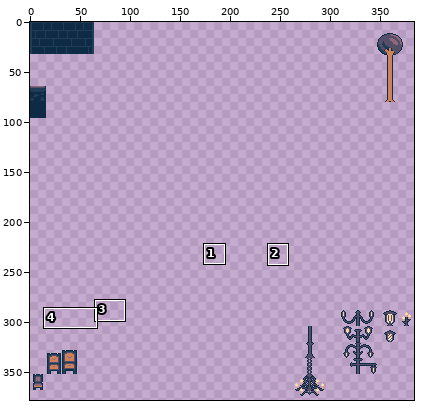
File history of a pixel-art file, Assets/Tileset.aseprite. Above: a wide view before the commit, with the close-up outlined.
Close-up. Earlier state:
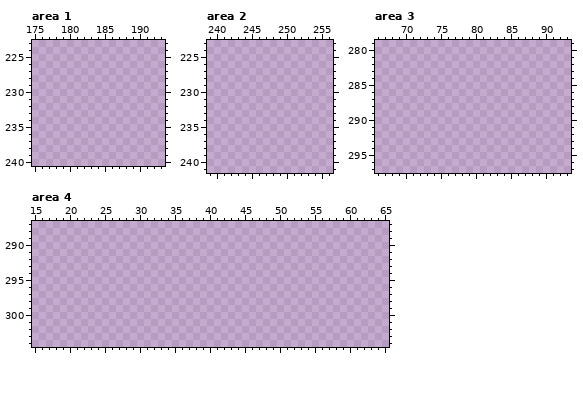
384x384 pixels, 1 frame. Shown: area 1: x 175..193, y 223..240; area 2: x 239..256, y 223..241; area 3: x 66..93, y 279..297; area 4: x 15..65, y 287..304. The wide view leaves out empty margins. The commit also changed other parts of the picture, which this record leaves out.
The same view after the edit:
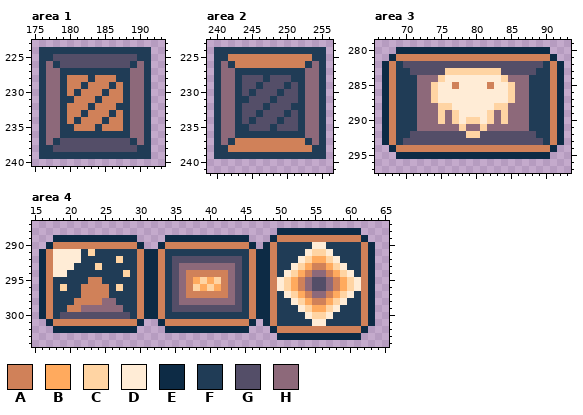
Palette (. is transparent): A #d08159  B #ffaa5e  C #ffd4a3  D #ffecd6  E #0d2b45  F #203c56  G #544e68  H #8d697a
From old to new:
--- area 1
@@ x 175..193 @@
 223 ...................
-224 ...................
-225 ...................
-226 ...................
-227 ...................
-228 ...................
-229 ...................
-230 ...................
-231 ...................
-232 ...................
-233 ...................
-234 ...................
-235 ...................
-236 ...................
-237 ...................
-238 ...................
-239 ...................
+224 .FFFFFFFFFFFFFFFF..
+225 .FFGGGGGGGGGGGGFF..
+226 .FHFGGGGGGGGGGFHF..
+227 .FHHFFFFFFFFFFHHF..
+228 .FHHFAAAFAAAFFHHF..
+229 .FHHFAAFAAAFAFHHF..
+230 .FHHFAFAAAFAAFHHF..
+231 .FHHFFAAAFAAAFHHF..
+232 .FHHFAAAFAAAFFHHF..
+233 .FHHFAAFAAAFAFHHF..
+234 .FHHFAFAAAFAAFHHF..
+235 .FHHFFAAAFAAAFHHF..
+236 .FHHFFFFFFFFFFHHF..
+237 .FHFGGGGGGGGGGFHF..
+238 .FFGGGGGGGGGGGGFF..
+239 .FFFFFFFFFFFFFFFF..
 240 ...................
--- area 2
@@ x 239..256 @@
 223 ..................
-224 ..................
-225 ..................
-226 ..................
-227 ..................
-228 ..................
-229 ..................
-230 ..................
-231 ..................
-232 ..................
-233 ..................
-234 ..................
-235 ..................
-236 ..................
-237 ..................
-238 ..................
-239 ..................
+224 .FFFFFFFFFFFFFFFF.
+225 .FFAAAAAAAAAAAAFF.
+226 .FHFAAAAAAAAAAFHF.
+227 .FHHFFFFFFFFFFHHF.
+228 .FHHFGGGFGGGFFHHF.
+229 .FHHFGGFGGGFGFHHF.
+230 .FHHFGFGGGFGGFHHF.
+231 .FHHFFGGGFGGGFHHF.
+232 .FHHFGGGFGGGFFHHF.
+233 .FHHFGGFGGGFGFHHF.
+234 .FHHFGFGGGFGGFHHF.
+235 .FHHFFGGGFGGGFHHF.
+236 .FHHFFFFFFFFFFHHF.
+237 .FHFAAAAAAAAAAFHF.
+238 .FFAAAAAAAAAAAAFF.
+239 .FFFFFFFFFFFFFFFF.
 240 ..................
--- area 3
@@ x 66..93 @@
 279 ............................
-280 ............................
-281 ............................
-282 ............................
-283 ............................
-284 ............................
-285 ............................
-286 ............................
-287 ............................
-288 ............................
-289 ............................
-290 ............................
-291 ............................
-292 ............................
-293 ............................
-294 ............................
-295 ............................
+280 ...EEEEEEEEEEEEEEEEEEEEEE...
+281 ..EAAAAAAAAAAAAAAAAAAAAAAE..
+282 .EAFGGGGGGGGGGGGGGGGGGGGFAE.
+283 .EAFFGGGGGCCCCCCCCGGGGGFFAE.
+284 .EAFFFHHHCDDDDDDDDCHHHFFFAE.
+285 .EAFFFHHCDDADDDDADDCHHFFFAE.
+286 .EAFFFHHCDDDDDDDDDDCHHFFFAE.
+287 .EAFFFHHCDDDDDDDDDDCHHFFFAE.
+288 .EAFFFHHHCCDDDDDDCCHHHFFFAE.
+289 .EAFFFHHHCHCDDDDCHCHHHFFFAE.
+290 .EAFFFHHHCHCDCCDCHCHHHFFFAE.
+291 .EAFFFHHHHHHCHHCHHHHHHFFFAE.
+292 .EAFFGGGGGGGGCCGGGGGGGGFFAE.
+293 .EAFGGGGGGGGGGGGGGGGGGGGFAE.
+294 ..EAAAAAAAAAAAAAAAAAAAAAAE..
+295 ...EEEEEEEEEEEEEEEEEEEEEE...
 296 ............................
--- area 4
@@ x 15..65 @@
 287 ...................................................
-288 ...................................................
-289 ...................................................
-290 ...................................................
-291 ...................................................
-292 ...................................................
-293 ...................................................
-294 ...................................................
-295 ...................................................
-296 ...................................................
-297 ...................................................
-298 ...................................................
-299 ...................................................
-300 ...................................................
-301 ...................................................
-302 ...................................................
-303 ...................................................
+288 ...................................EEEEEEEEEEEE....
+289 ...EEEEEEEEEEEE....EEEEEEEEEEEE...EAAAAAAAAAAAAE...
+290 ..EAAAAAAAAAAAAE..EAAAAAAAAAAAAE.EAFFFFFDDFFFFFAE..
+291 .EADDDDFCFFFFFFAEEAFFFFFFFFFFFFAEEAFFFFDCCDFFFFAE..
+292 .EADDDDFFFFFCFFAEEAFGGGGGGGGGGFAEEAFFFDCBBCDFFFAE..
+293 .EADDDFFFCFFFFFAEEAFGHHHHHHHHGFAEEAFFDCBAABCDFFAE..
+294 .EADDFFFFFFFFCFAEEAFGHAAAAAAHGFAEEAFDCBAHHABCDFAE..
+295 .EAFFFFFAAFFFFFAEEAFGHABCBCAHGFAEEADCBAHGGHABCDAE..
+296 .EAFCFFAAAAFCFFAEEAFGHACBCBAHGFAEEADCBAHGGHABCDAE..
+297 .EAFFFFAAAAFFFFAEEAFGHAAAAAAHGFAEEAFDCBAHHABCDFAE..
+298 .EAFFFAAAAHHFFFAEEAFGHHHHHHHHGFAEEAFFDCBAABCDFFAE..
+299 .EAFFAAHHHHHHFFAEEAFGGGGGGGGGGFAEEAFFFDCBBCDFFFAE..
+300 .EAFGGGGGGGGGGFAEEAFFFFFFFFFFFFAEEAFFFFDCCDFFFFAE..
+301 ..EAAAAAAAAAAAAE..EAAAAAAAAAAAAE.EAFFFFFDDFFFFFAE..
+302 ...EEEEEEEEEEEE....EEEEEEEEEEEE...EAAAAAAAAAAAAE...
+303 ...................................EEEEEEEEEEEE....
 304 ...................................................
Boxes around the changes in both close-ups, in picture pixels (x1, y1, x2, y2):
added: (39, 47, 151, 159)
added: (214, 47, 326, 159)
added: (382, 47, 564, 159)
added: (39, 228, 375, 340)
